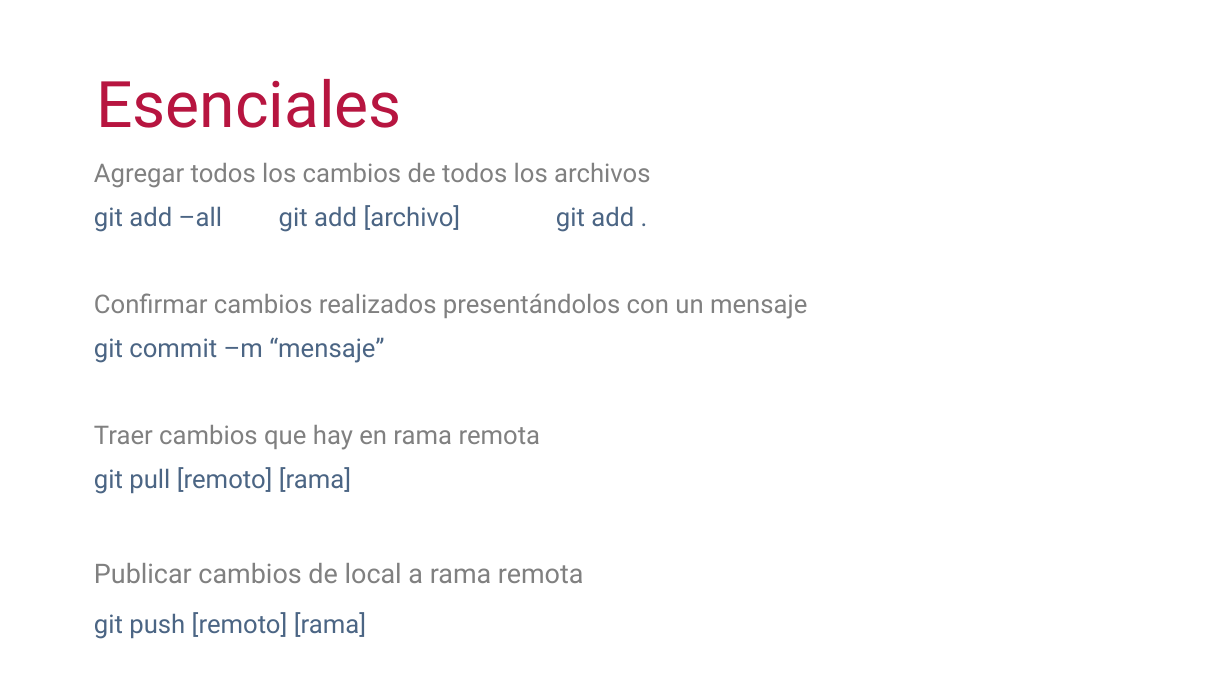
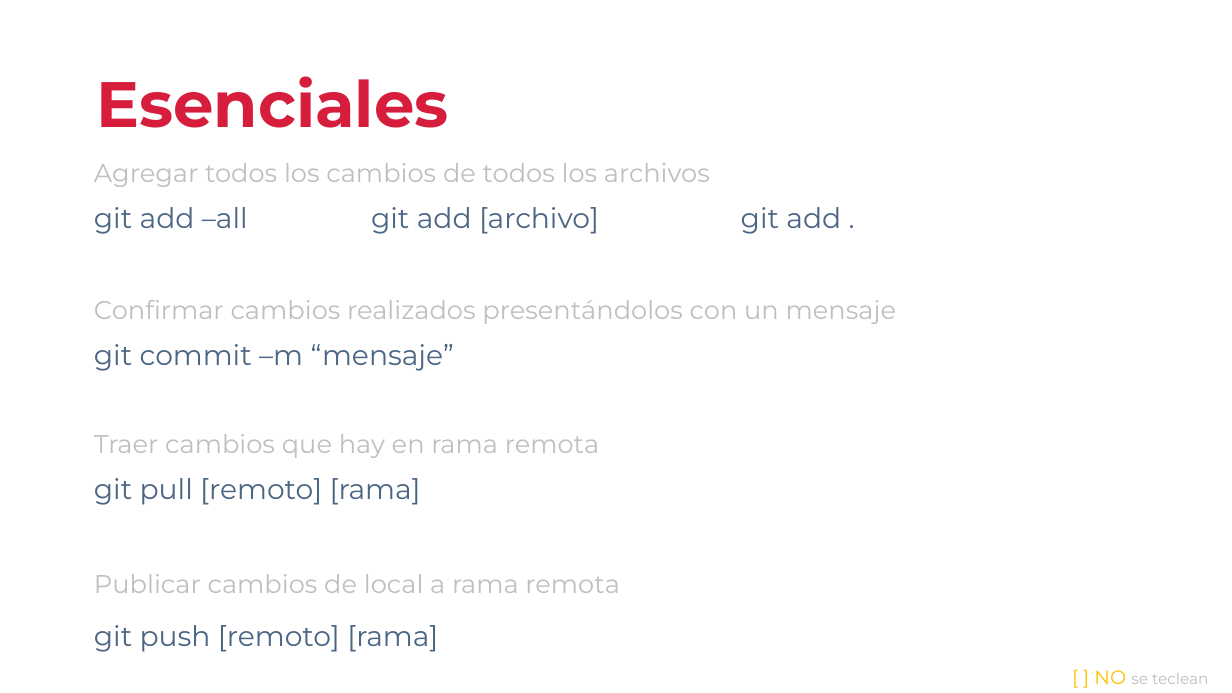
Before and after one commit to cimadev/PlaticasTalleres, a slide deck: slide 11 of 2018/Git-github-fundamentals/gitgithubfundamentals.pptx. Drawn at 1232x693 pixels with LibreOffice and Linux fonts; fonts in the diff are those of the drawing. Boxes give left, top, right and bottom in pixels: in the first picture for what was removed or moved away, otherwise in the second. Text is boxed around its words. In the diff, an @@ line names an element or a change of style, - is before the commit and + after.

```diff
--- a/2018/Git-github-fundamentals/gitgithubfundamentals.pptx
+++ b/2018/Git-github-fundamentals/gitgithubfundamentals.pptx
@@ text "Esenciales" at box(96, 76, 448, 128): font Roboto to Montserrat, text colour #B71540 to #D61E3C, bold on @@
@@ text "Agregar todos los cambios de ..." at box(94, 163, 896, 593): font Roboto to Montserrat; text colour #808080 to #BFBFBF in "Agregar todos los cambios de todos los ...", "Confirmar cambios realizados presentándolos con un mensaje", "Traer cambios que hay en rama remota", "Publicar cambios de local a rama remota"; size 20 to 22 pt in "git add –all git add [archivo] git ...", "git commit –m “mensaje”", "git pull [remoto] [rama]", "git push [remoto] [rama]"; size 21 to 20 pt in "Publicar cambios de local a rama remota" @@
@@ text added at box(1094, 670, 1208, 684), 12 pt, text #BFBFBF @@
+[ ] NO se teclean
```
Also in this commit, not shown: 18 other slides changed, 1 slide added, 6 other files.
